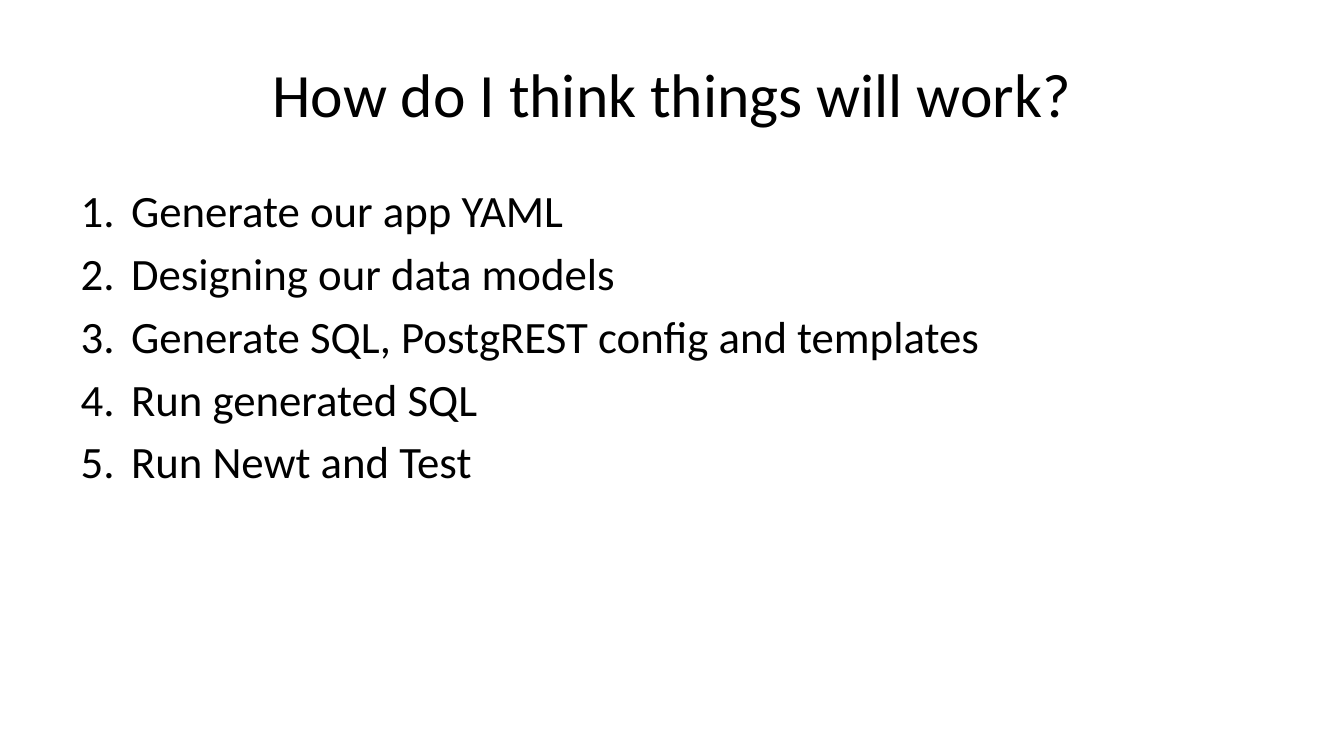
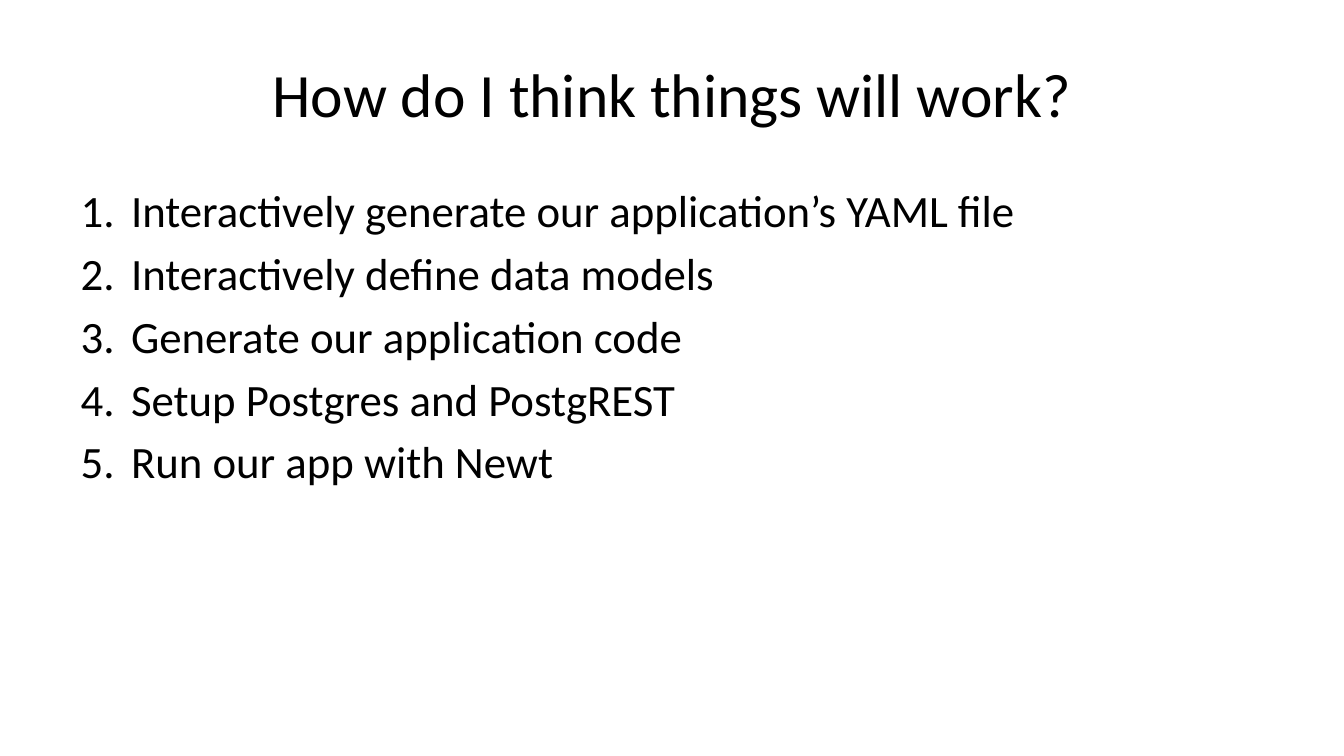
Before and after one commit to caltechlibrary/newt, a slide deck: slide 11 of presentation2/newt-p2.pptx (slide 9 before the commit). Drawn at 1344x756 pixels with LibreOffice and Linux fonts; fonts in the diff are those of the drawing. Boxes give left, top, right and bottom in pixels: in the first picture for what was removed or moved away, otherwise in the second. Text is boxed around its words. In the diff, an @@ line names an element or a change of style, - is before the commit and + after.

```diff
--- a/presentation2/newt-p2.pptx
+++ b/presentation2/newt-p2.pptx
@@ text at bbox=[131, 195, 1014, 486]: text changed @@
-1. Generate our app YAML
-2. Designing our data models
-3. Generate SQL, PostgREST config and templates
-4. Run generated SQL
-5. Run Newt and Test
+1. Interactively generate our application’s YAML file
+2. Interactively define data models
+3. Generate our application code
+4. Setup Postgres and PostgREST
+5. Run our app with Newt
```
Also in this commit, not shown: 16 other slides changed, 7 slides added, 10 slides removed, 4 other files.
